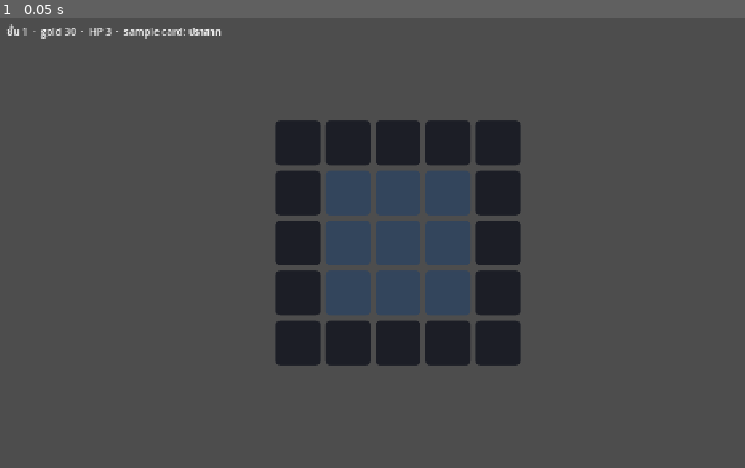
Above: before the commit, frame 1.
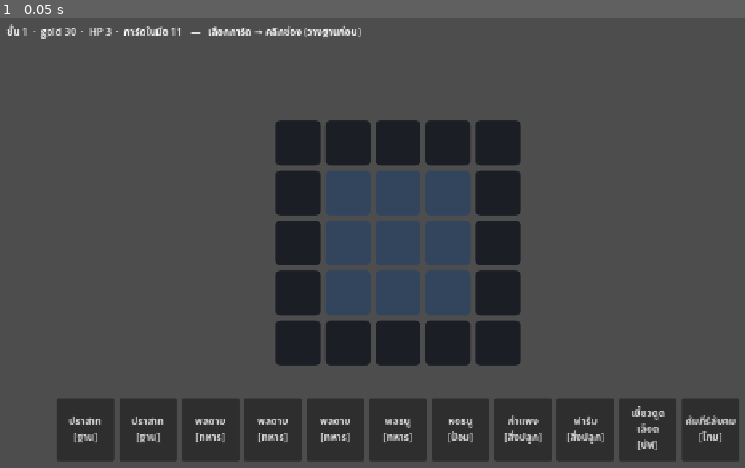
Above: after the commit, the same moment.

Repository: lnwextra2/9-Kings-at-home
Game: Godot game, scene res://scenes/main.tscn
Same seed, same stepped clock (60 frames per second), same inputs: the game is played once before the commit and once after it.
Inputs:
- Up to frame 1 (0.05 s): no input

The runs differ from the first frame. In frame 1, 12% of the frame differs, in the area x 7-100%, y 1-99%.

Commit message:
M1: content registry + hand/place/merge + base rules
- Content autoload scans data/cards recursively (8 blue cards, all kinds)
- Stats: make_instance / level_up (mutate cur_*, count linear) / apply_pct/flat
- Board: place + merge (same-id, cap Lv3) + base rules (single, indestructible,
  1st placed on empty slot, subsequent base cards redirect to level existing base)
- GameSim.step place_card action; GameState +hand
- hand_view (select card) + board_view (render cards/levels, emit slot click)
- main controller wires select -> click slot -> GameSim -> refresh
- fix: is_locked/is_empty use is/typeof (Godot 4 errors on Dictionary==StringName)
- temp debug hand until shop (M3)

Co-Authored-By: Claude Opus 4.8 <noreply@anthropic.com>

Diff:
--- /dev/null
+++ b/new-game-project/autoload/content.gd
@@ -0,0 +1,55 @@
+extends Node
+## Autoload "Content" — สแกนโหลด CardData ทั้งหมดจาก data/cards ตอนเปิดเกม
+## เพิ่มการ์ด = วางไฟล์ .tres ในโฟลเดอร์ แล้วเกมเห็นเอง ไม่ต้องลงทะเบียน
+
+const CARDS_DIR := "res://data/cards"
+
+var _cards: Dictionary = {}   # StringName -> CardData
+
+
+func _ready() -> void:
+    _scan(CARDS_DIR)
+    print("[Content] loaded %d cards" % _cards.size())
+
+
+func card(id: StringName) -> CardData:
+    return _cards.get(id)
+
+
+func all() -> Array:
+    return _cards.values()
+
+
+func by_color(c: StringName) -> Array:
+    var out: Array = []
+    for d in _cards.values():
+        if d.color == c:
+            out.append(d)
+    return out
+
+
+func by_kind(k: int) -> Array:
+    var out: Array = []
+    for d in _cards.values():
+        if d.kind == k:
+            out.append(d)
+    return out
+
+
+func _scan(dir_path: String) -> void:
+    var dir := DirAccess.open(dir_path)
+    if dir == null:
+        return
+    dir.list_dir_begin()
+    var entry := dir.get_next()
+    while entry != "":
+        var full := dir_path + "/" + entry
+        if dir.current_is_dir():
+            if not entry.begins_with("."):
+                _scan(full)
+        elif entry.ends_with(".tres"):
+            var res := load(full)
+            if res is CardData:
+                _cards[res.id] = res
+        entry = dir.get_next()
+    dir.list_dir_end()
--- a/new-game-project/autoload/game.gd
+++ b/new-game-project/autoload/game.gd
@@ -16,7 +16,17 @@
         push_warning("โหลด default_run.tres ไม่ได้ — ใช้ค่า default")
         config = RunConfig.new()
     state = GameState.new_run(config)
+    _fill_debug_hand()   # TEMP M1 — แทนด้วยร้าน/รางวัล ตอน M3
 
 
 func notify_changed() -> void:
     state_changed.emit()
+
+
+func _fill_debug_hand() -> void:   # TEMP M1
+    state.hand = [
+        &"base_castle", &"base_castle",
+        &"swordsman", &"swordsman", &"swordsman",
+        &"archer", &"ballista", &"wall", &"farm",
+        &"buff_lifesteal", &"tome_sharpen",
+    ]
--- /dev/null
+++ b/new-game-project/core/board.gd
@@ -0,0 +1,55 @@
+class_name Board
+extends RefCounted
+## กระดาน: วาง / merge / กฎการ์ดฐาน — core ล้วน ห้ามรู้จัก Node
+## กฎอ้าง kind (เช่น BASE) ได้ แต่ห้ามอ้างชื่อการ์ด (card.id == "...")
+
+
+## หา slot ของฐานบนกระดาน (-1 = ยังไม่มี)
+static func find_base(state: GameState) -> int:
+    for i in state.board.size():
+        var c = state.board[i]
+        if c is Dictionary and Content.card(c.data_id).kind == CardData.Kind.BASE:
+            return i
+    return -1
+
+
+## วางการ์ด (หรือ merge อัปเลเวล) — คืน true ถ้าสำเร็จ
+static func place(state: GameState, data_id: StringName, slot: int) -> bool:
+    var d: CardData = Content.card(data_id)
+    if d == null:
+        return false
+    if d.kind == CardData.Kind.BASE:
+        return _place_base(state, data_id, slot)
+    if slot < 0 or slot >= state.board.size():
+        return false
+    if state.is_locked(slot):
+        return false
+    if state.is_empty(slot):
+        state.board[slot] = Stats.make_instance(data_id)
+        return true
+    return _try_merge(state, slot, data_id)
+
+
+## การ์ดฐาน: ใบแรกวางลงช่องว่าง / ใบถัดไปบังคับอัปเลเวลฐานเดิมเสมอ
+static func _place_base(state: GameState, data_id: StringName, slot: int) -> bool:
+    var b: int = find_base(state)
+    if b == -1:
+        if slot < 0 or slot >= state.board.size():
+            return false
+        if state.is_locked(slot) or not state.is_empty(slot):
+            return false
+        state.board[slot] = Stats.make_instance(data_id)
+        return true
+    return _try_merge(state, b, data_id)   # ไม่สนช่องที่เลือก
+
+
+static func _try_merge(state: GameState, slot: int, data_id: StringName) -> bool:
+    var c = state.board[slot]
+    if not (c is Dictionary):
+        return false
+    if c.data_id != data_id:
+        return false
+    if c.level >= 3:
+        return false
+    Stats.level_up(c)
+    return true
--- /dev/null
+++ b/new-game-project/core/game_sim.gd
@@ -0,0 +1,21 @@
+class_name GameSim
+extends RefCounted
+## planning actions — input (view) → action dict → step() (turn-based, ไม่มี dt)
+## view ห้ามแก้ state เอง ต้องผ่านที่นี่เท่านั้น
+
+
+static func step(state: GameState, action: Dictionary) -> bool:
+    match action.type:
+        &"place_card":
+            return _place_card(state, action.hand_index, action.slot)
+    return false
+
+
+static func _place_card(state: GameState, hand_index: int, slot: int) -> bool:
+    if hand_index < 0 or hand_index >= state.hand.size():
+        return false
+    var data_id: StringName = state.hand[hand_index]
+    if Board.place(state, data_id, slot):
+        state.hand.remove_at(hand_index)
+        return true
+    return false
--- a/new-game-project/core/game_state.gd
+++ b/new-game-project/core/game_state.gd
@@ -10,30 +10,33 @@
 var cols: int = 5
 var rows: int = 5
 var board: Array = []                  # cols*rows ช่อง: null (ว่าง) / &"locked" / card instance Dictionary
+var hand: Array = []                   # การ์ดในมือ (Array ของ data_id StringName)
 
 
 ## สร้าง state เริ่มต้นจาก config — วางเลย์เอาต์ช่องปลดล็อก (บล็อกกลาง)
 static func new_run(cfg: RunConfig) -> GameState:
-    var s := GameState.new()
-    s.cols = cfg.board_cols
-    s.rows = cfg.board_rows
-    s.gold = cfg.start_gold
-    s.base_hp = cfg.base_hp
-    s.board.resize(s.cols * s.rows)
+	var s := GameState.new()
+	s.cols = cfg.board_cols
+	s.rows = cfg.board_rows
+	s.gold = cfg.start_gold
+	s.base_hp = cfg.base_hp
+	s.board.resize(s.cols * s.rows)
 
-    var mx: int = int((s.cols - cfg.unlocked_cols) / 2.0)   # margin ซ้าย/บนของบล็อกกลาง
-    var my: int = int((s.rows - cfg.unlocked_rows) / 2.0)
-    for r in s.rows:
-        for c in s.cols:
-            var unlocked: bool = c >= mx and c < mx + cfg.unlocked_cols \
-                and r >= my and r < my + cfg.unlocked_rows
-            s.board[r * s.cols + c] = null if unlocked else &"locked"
-    return s
+	var mx: int = int((s.cols - cfg.unlocked_cols) / 2.0)   # margin ซ้าย/บนของบล็อกกลาง
+	var my: int = int((s.rows - cfg.unlocked_rows) / 2.0)
+	for r in s.rows:
+		for c in s.cols:
+			var unlocked: bool = c >= mx and c < mx + cfg.unlocked_cols \
+				and r >= my and r < my + cfg.unlocked_rows
+			s.board[r * s.cols + c] = null if unlocked else &"locked"
+	return s
 
 
 func is_locked(idx: int) -> bool:
-    return board[idx] == &"locked"
+	# board[idx] เป็นได้ 3 แบบ: null / &"locked" (StringName) / card Dictionary
+	# เลี่ยงเทียบ == ข้ามชนิด (Godot 4 error เมื่อ Dictionary == StringName)
+	return board[idx] is StringName and board[idx] == &"locked"
 
 
 func is_empty(idx: int) -> bool:
-    return board[idx] == null
+	return typeof(board[idx]) == TYPE_NIL
--- /dev/null
+++ b/new-game-project/core/stats.gd
@@ -0,0 +1,45 @@
+class_name Stats
+extends RefCounted
+## จุดเดียวที่สร้าง/แก้ stat ตัวเลขของ card instance — เก็บ cur_* แล้ว mutate ตามลำดับ
+## (บัฟถาวรไม่มีวันถอน → ไม่ต้อง log; ลำดับ ×%/+flat รักษาไว้เพราะแก้ตามที่ได้จริง)
+
+
+## สร้าง card instance ใหม่ (level 1) จาก CardData
+static func make_instance(data_id: StringName) -> Dictionary:
+    var d: CardData = Content.card(data_id)
+    var cnt: int = d.base_count if d.kind == CardData.Kind.SOLDIER else 1
+    return {
+        "data_id": data_id,
+        "level": 1,
+        "cur_hp": d.max_hp,
+        "cur_attack": d.attack,
+        "cur_aspd": 1.0,          # ตัวคูณความเร็วโจมตี (1.0 = ปกติ)
+        "cur_count": cnt,         # soldier = base_count; โครงสร้าง = 1
+        "abilities": d.abilities.duplicate(true),
+        "no_spawn": false,
+    }
+
+
+## อัปเลเวล: hp/atk/aspd โต compound %, count (soldier) บวกเชิงเส้น
+static func level_up(card: Dictionary) -> void:
+    if card.level >= 3:
+        return
+    var d: CardData = Content.card(card.data_id)
+    card.level += 1
+    card.cur_hp *= (1.0 + d.growth_hp)
+    card.cur_attack *= (1.0 + d.growth_attack)
+    card.cur_aspd *= (1.0 + d.growth_attack_speed)
+    if d.kind == CardData.Kind.SOLDIER:
+        card.cur_count += d.base_count   # Lv1=bc, Lv2=2·bc, Lv3=3·bc
+
+
+## บัฟ % ทบต้น (mutate ตามลำดับที่เรียก)
+static func apply_pct(card: Dictionary, stat: StringName, pct: float) -> void:
+    var key: String = "cur_" + stat
+    card[key] = card[key] * (1.0 + pct)
+
+
+## บัฟ flat บวก
+static func apply_flat(card: Dictionary, stat: StringName, v: float) -> void:
+    var key: String = "cur_" + stat
+    card[key] = card[key] + v
--- /dev/null
+++ b/new-game-project/data/cards/blue/archer.tres
@@ -0,0 +1,20 @@
+[gd_resource type="Resource" script_class="CardData" format=3 uid="uid://dak0archer0v"]
+
+[ext_resource type="Script" path="res://data_types/card_data.gd" id="1"]
+
+[resource]
+script = ExtResource("1")
+id = &"archer"
+display_name = "พลธนู"
+color = &"blue"
+kind = 0
+description = "ทหารระยะไกล ยิง projectile"
+max_hp = 12.0
+attack = 3.0
+attack_cd = 1.2
+attack_range = 140.0
+move_speed = 60.0
+base_count = 2
+growth_hp = 0.3
+growth_attack = 0.3
+growth_attack_speed = 0.1
--- /dev/null
+++ b/new-game-project/data/cards/blue/ballista.tres
@@ -0,0 +1,19 @@
+[gd_resource type="Resource" script_class="CardData" format=3 uid="uid://dak0balli0v"]
+
+[ext_resource type="Script" path="res://data_types/card_data.gd" id="1"]
+
+[resource]
+script = ExtResource("1")
+id = &"ballista"
+display_name = "หอธนู"
+color = &"blue"
+kind = 3
+description = "ป้อมประจำที่ ยิงไกล ศัตรูตีไม่โดน (untargetable)"
+max_hp = 0.0
+attack = 8.0
+attack_cd = 1.5
+attack_range = 200.0
+move_speed = 0.0
+base_count = 1
+growth_attack = 0.3
+growth_attack_speed = 0.1
--- /dev/null
+++ b/new-game-project/data/cards/blue/buff_lifesteal.tres
@@ -0,0 +1,18 @@
+[gd_resource type="Resource" script_class="CardData" format=3 uid="uid://dak0bufls0v"]
+
+[ext_resource type="Script" path="res://data_types/card_data.gd" id="1"]
+
+[resource]
+script = ExtResource("1")
+id = &"buff_lifesteal"
+display_name = "เขี้ยวดูดเลือด"
+color = &"blue"
+kind = 4
+description = "บัฟถาวร ใช้กับทหาร: เพิ่ม ability ดูดเลือด (stack ได้) — apply จริง M3"
+max_hp = 0.0
+attack = 0.0
+move_speed = 0.0
+base_count = 1
+abilities = {
+&"lifesteal": 1
+}
--- /dev/null
+++ b/new-game-project/data/cards/blue/farm.tres
@@ -0,0 +1,16 @@
+[gd_resource type="Resource" script_class="CardData" format=3 uid="uid://dak0farm0v"]
+
+[ext_resource type="Script" path="res://data_types/card_data.gd" id="1"]
+
+[resource]
+script = ExtResource("1")
+id = &"farm"
+display_name = "ฟาร์ม"
+color = &"blue"
+kind = 2
+description = "สิ่งก่อสร้างซัพพอร์ต ไม่ลงสนาม ให้ทองตอนจบเทิร์น (effect wire จริง M3)"
+max_hp = 0.0
+attack = 0.0
+attack_range = 0.0
+move_speed = 0.0
+base_count = 1
--- /dev/null
+++ b/new-game-project/data/cards/blue/swordsman.tres
@@ -0,0 +1,20 @@
+[gd_resource type="Resource" script_class="CardData" format=3 uid="uid://dak0sword0v"]
+
+[ext_resource type="Script" path="res://data_types/card_data.gd" id="1"]
+
+[resource]
+script = ExtResource("1")
+id = &"swordsman"
+display_name = "พลดาบ"
+color = &"blue"
+kind = 0
+description = "ทหารประชิด base_count 3 ต่อ level"
+max_hp = 20.0
+attack = 4.0
+attack_cd = 1.0
+attack_range = 22.0
+move_speed = 70.0
+base_count = 3
+growth_hp = 0.3
+growth_attack = 0.3
+growth_attack_speed = 0.1
--- /dev/null
+++ b/new-game-project/data/cards/blue/tome_sharpen.tres
@@ -0,0 +1,15 @@
+[gd_resource type="Resource" script_class="CardData" format=3 uid="uid://dak0tomes0v"]
+
+[ext_resource type="Script" path="res://data_types/card_data.gd" id="1"]
+
+[resource]
+script = ExtResource("1")
+id = &"tome_sharpen"
+display_name = "คัมภีร์ลับคม"
+color = &"blue"
+kind = 5
+description = "คัมภีร์ใช้ครั้งเดียว: +attack ให้การ์ดเป้าหมาย — apply จริง M3"
+max_hp = 0.0
+attack = 0.0
+move_speed = 0.0
+base_count = 1
--- /dev/null
+++ b/new-game-project/data/cards/blue/wall.tres
@@ -0,0 +1,18 @@
+[gd_resource type="Resource" script_class="CardData" format=3 uid="uid://dak0wall0v"]
+
+[ext_resource type="Script" path="res://data_types/card_data.gd" id="1"]
+
+[resource]
+script = ExtResource("1")
+id = &"wall"
+display_name = "กำแพง"
+color = &"blue"
+kind = 2
+description = "สิ่งก่อสร้างมี HP ให้ศัตรูรุมตีถ่วงเวลา (โครงสร้างเดียวที่โดนตีได้)"
+max_hp = 120.0
+attack = 0.0
+attack_cd = 1.0
+attack_range = 0.0
+move_speed = 0.0
+base_count = 1
+growth_hp = 0.4
--- a/new-game-project/project.godot
+++ b/new-game-project/project.godot
@@ -17,6 +17,7 @@
 
 [autoload]
 
+Content="*res://autoload/content.gd"
 Game="*res://autoload/game.gd"
 
 [display]
--- a/new-game-project/scenes/main.gd
+++ b/new-game-project/scenes/main.gd
@@ -1,15 +1,40 @@
 extends Control
-## ตัวสลับ phase — M0: โชว์ board + top bar พิสูจน์ว่า config/.tres โหลดได้
-
-const SAMPLE_CARD := "res://data/cards/blue/base_castle.tres"
+## Planning controller (M1) — เลือกการ์ดในมือ แล้วคลิกช่องเพื่อวาง/merge ผ่าน GameSim
 
 @onready var _top: Label = $TopBar
+@onready var _board = $BoardView
+@onready var _hand = $HandView
+
+var _selected: int = -1
 
 
 func _ready() -> void:
+    _hand.connect("card_selected", _on_card_selected)
+    _board.connect("slot_clicked", _on_slot_clicked)
+    _refresh_all()
+
+
+func _on_card_selected(i: int) -> void:
+    _selected = i
+
+
+func _on_slot_clicked(idx: int) -> void:
+    if _selected < 0:
+        return
+    var action := {"type": &"place_card", "hand_index": _selected, "slot": idx}
+    if GameSim.step(Game.state, action):
+        _selected = -1
+        _refresh_all()
+
+
+func _refresh_all() -> void:
+    _board.refresh()
+    _hand.refresh()
+    _update_top()
+
+
+func _update_top() -> void:
     var st: GameState = Game.state
-    var card: CardData = load(SAMPLE_CARD) as CardData
-    var card_name: String = card.display_name if card != null else "(โหลดไม่ได้)"
-    _top.text = "ชั้น %d  ·  gold %d  ·  HP %d  ·  sample card: %s" % [
-        st.floor_num, st.gold, st.base_hp, card_name
+    _top.text = "ชั้น %d  ·  gold %d  ·  HP %d  ·  การ์ดในมือ %d   —   เลือกการ์ด → คลิกช่อง (วางฐานก่อน)" % [
+        st.floor_num, st.gold, st.base_hp, st.hand.size()
     ]
--- a/new-game-project/scenes/main.tscn
+++ b/new-game-project/scenes/main.tscn
@@ -1,7 +1,8 @@
-[gd_scene format=3 uid="uid://dak0main0v"]
+[gd_scene load_steps=4 format=3 uid="uid://dak0main0v"]
 
 [ext_resource type="Script" path="res://scenes/main.gd" id="1"]
 [ext_resource type="PackedScene" path="res://scenes/planning/board_view.tscn" id="2"]
+[ext_resource type="PackedScene" path="res://scenes/planning/hand_view.tscn" id="3"]
 
 [node name="Main" type="Control"]
 layout_mode = 3
@@ -15,10 +16,13 @@
 [node name="BoardView" parent="." instance=ExtResource("2")]
 layout_mode = 1
 
+[node name="HandView" parent="." instance=ExtResource("3")]
+layout_mode = 1
+
 [node name="TopBar" type="Label" parent="."]
 layout_mode = 1
 offset_left = 14.0
 offset_top = 10.0
-offset_right = 700.0
+offset_right = 1260.0
 offset_bottom = 36.0
 text = "loading..."
--- a/new-game-project/scenes/planning/board_view.gd
+++ b/new-game-project/scenes/planning/board_view.gd
@@ -1,40 +1,53 @@
 extends Control
-## กระดานวางการ์ด — M0: โชว์กริด 5×5 (3×3 กลางปลดล็อก) คลิกได้ ยังไม่มี logic
+## กระดานวางการ์ด — วาดจาก Game.state, คลิกช่อง → emit slot_clicked (view ไม่แก้ state เอง)
+signal slot_clicked(idx: int)
 
 @export var cell_size: int = 72
 @export var cell_gap: int = 8
 @export_group("Colors")
 @export var color_empty: Color = Color(0.20, 0.27, 0.36)   # ช่องปลดล็อก (ว่าง)
 @export var color_locked: Color = Color(0.11, 0.12, 0.15)  # ช่องล็อก
+@export var color_card: Color = Color(0.24, 0.34, 0.50)    # ช่องมีการ์ด
 
 @onready var _grid: GridContainer = $Center/Grid
 
 
 func _ready() -> void:
-    _build()
+    refresh()
 
 
-func _build() -> void:
+func refresh() -> void:
+    for ch in _grid.get_children():
+        ch.queue_free()
     var st: GameState = Game.state
     _grid.columns = st.cols
     _grid.add_theme_constant_override("h_separation", cell_gap)
     _grid.add_theme_constant_override("v_separation", cell_gap)
     for idx in st.board.size():
-        _grid.add_child(_make_cell(idx, st.is_locked(idx)))
+        _grid.add_child(_make_cell(st, idx))
 
 
-func _make_cell(idx: int, locked: bool) -> Button:
+func _make_cell(st: GameState, idx: int) -> Button:
     var cell := Button.new()
     cell.custom_minimum_size = Vector2(cell_size, cell_size)
     cell.focus_mode = Control.FOCUS_NONE
+    cell.autowrap_mode = TextServer.AUTOWRAP_WORD_SMART
+    var locked := st.is_locked(idx)
+    var occ = st.board[idx]
+    var col: Color = color_locked if locked else (color_card if occ is Dictionary else color_empty)
     var sb := StyleBoxFlat.new()
-    sb.bg_color = color_locked if locked else color_empty
+    sb.bg_color = col
     sb.set_corner_radius_all(8)
-    for state_name in ["normal", "hover", "pressed"]:
-        cell.add_theme_stylebox_override(state_name, sb)
-    cell.pressed.connect(_on_cell_pressed.bind(idx))
+    for s in ["normal", "hover", "pressed", "disabled"]:
+        cell.add_theme_stylebox_override(s, sb)
+    if occ is Dictionary:
+        var d: CardData = Content.card(occ.data_id)
+        cell.text = "%s\nLv%d" % [d.display_name, occ.level]
+    cell.disabled = locked
+    if not locked:
+        cell.pressed.connect(_emit_slot.bind(idx))
     return cell
 
 
-func _on_cell_pressed(idx: int) -> void:
-    print("clicked slot %d (locked=%s)" % [idx, Game.state.is_locked(idx)])
+func _emit_slot(idx: int) -> void:
+    slot_clicked.emit(idx)
--- /dev/null
+++ b/new-game-project/scenes/planning/hand_view.gd
@@ -0,0 +1,52 @@
+extends Control
+## การ์ดในมือ — เลือกได้ 1 ใบ (toggle) แล้ว emit ให้ controller เอาไปวาง
+signal card_selected(index: int)
+
+@export var card_w: int = 92
+@export var card_h: int = 100
+
+@onready var _row: HBoxContainer = $Center/Row
+
+
+func refresh() -> void:
+    for ch in _row.get_children():
+        ch.queue_free()
+    var hand: Array = Game.state.hand
+    for i in hand.size():
+        _row.add_child(_make_card(i, hand[i]))
+
+
+## ไฮไลต์ใบที่เลือก (toggle ปุ่มอื่นออก)
+func set_selected(sel: int) -> void:
+    var idx := 0
+    for ch in _row.get_children():
+        (ch as Button).button_pressed = (idx == sel)
+        idx += 1
+
+
+func _make_card(i: int, data_id: StringName) -> Button:
+    var d: CardData = Content.card(data_id)
+    var b := Button.new()
+    b.custom_minimum_size = Vector2(card_w, card_h)
+    b.toggle_mode = true
+    b.focus_mode = Control.FOCUS_NONE
+    b.autowrap_mode = TextServer.AUTOWRAP_WORD_SMART
+    b.text = "%s\n[%s]" % [d.display_name, _kind_short(d.kind)]
+    b.pressed.connect(_on_pick.bind(i))
+    return b
+
+
+func _on_pick(i: int) -> void:
+    set_selected(i)
+    card_selected.emit(i)
+
+
+func _kind_short(k: int) -> String:
+    match k:
+        CardData.Kind.SOLDIER: return "ทหาร"
+        CardData.Kind.BASE: return "ฐาน"
+        CardData.Kind.BUILDING: return "สิ่งปลูก"
+        CardData.Kind.TURRET: return "ป้อม"
+        CardData.Kind.BUFF: return "บัฟ"
+        CardData.Kind.TOME: return "โทม"
+        _: return "?"
--- /dev/null
+++ b/new-game-project/scenes/planning/hand_view.tscn
@@ -0,0 +1,26 @@
+[gd_scene format=3 uid="uid://dak0hand0v"]
+
+[ext_resource type="Script" path="res://scenes/planning/hand_view.gd" id="1"]
+
+[node name="HandView" type="Control"]
+layout_mode = 3
+anchors_preset = 12
+anchor_top = 1.0
+anchor_right = 1.0
+anchor_bottom = 1.0
+offset_top = -122.0
+grow_horizontal = 2
+grow_vertical = 0
+script = ExtResource("1")
+
+[node name="Center" type="CenterContainer" parent="."]
+layout_mode = 1
+anchors_preset = 15
+anchor_right = 1.0
+anchor_bottom = 1.0
+grow_horizontal = 2
+grow_vertical = 2
+
+[node name="Row" type="HBoxContainer" parent="Center"]
+layout_mode = 2
+theme_override_constants/separation = 8
Not shown, added: new-game-project/autoload/content.gd.uid
Not shown, added: new-game-project/core/board.gd.uid
Not shown, added: new-game-project/core/game_sim.gd.uid
Not shown, added: new-game-project/core/stats.gd.uid
Not shown, added: new-game-project/scenes/planning/hand_view.gd.uid
